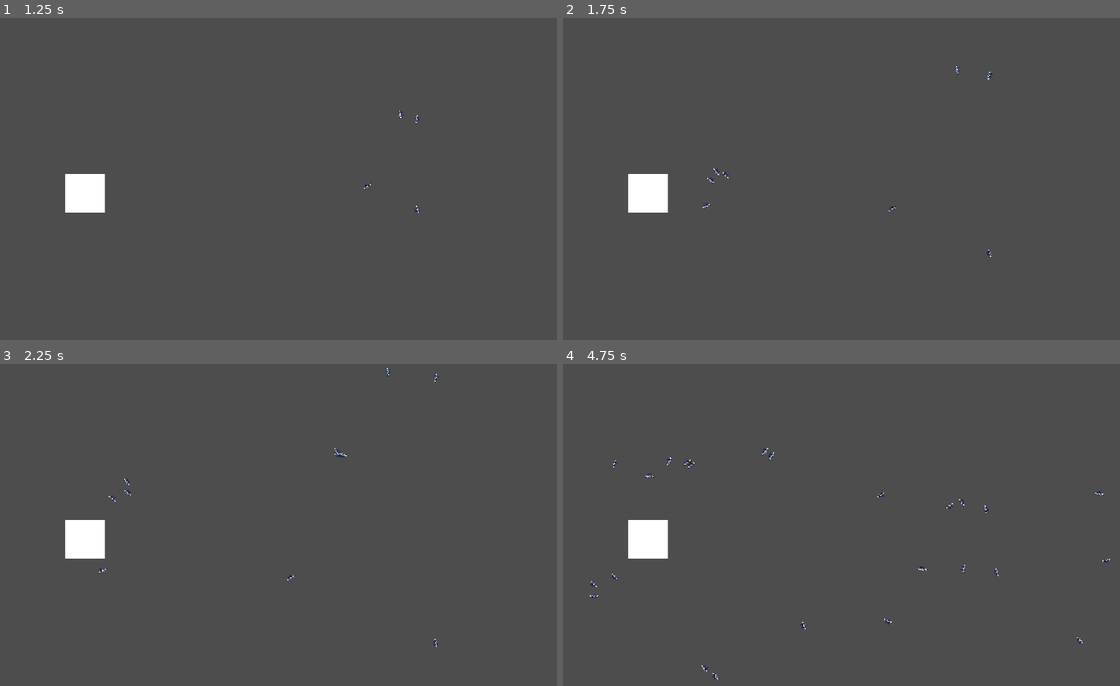
Above: before the commit, frames 1-4 (two rows, left to right).
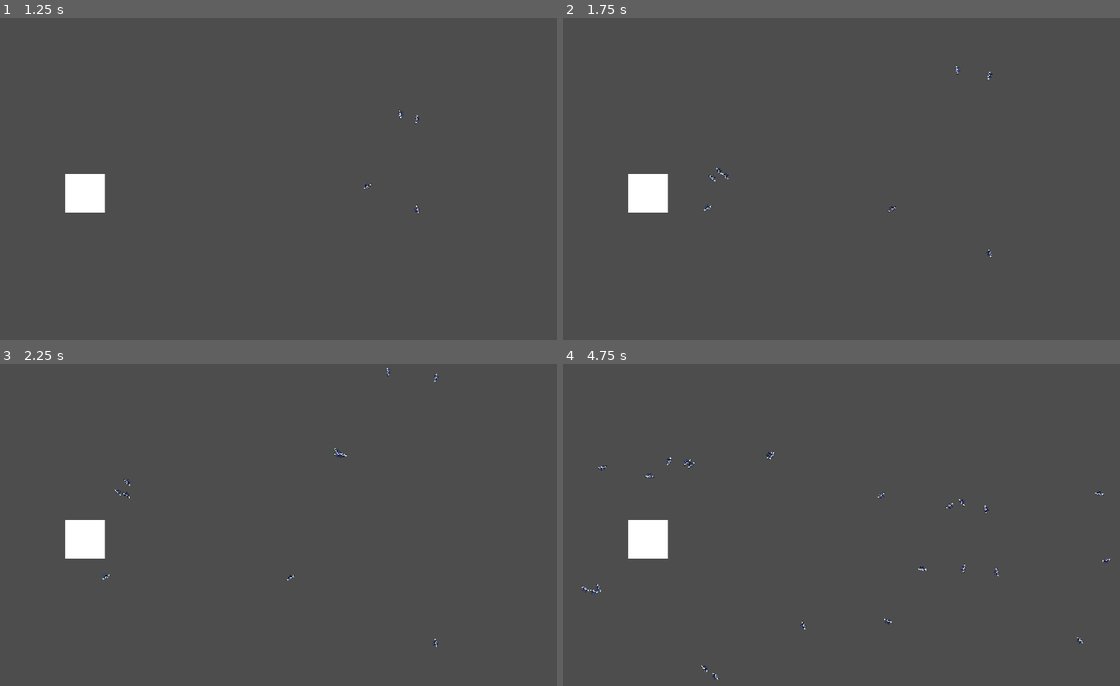
Above: after the commit, the same moments.

Repository: Erinaaaaaaa/Summoners-of-Buge
Game: Godot game, scene res://scenes/test_scene.tscn
The game is run twice, just before and just after one commit, with the same random seed, the same clock (stepped at 60 frames per second) and the same inputs.
Inputs (mouse positions are in pixels of both pictures, inside the frame that each line leads up to):
- Up to frame 1 (1.25 s): tap Enter at 0.5 s; move the mouse to (406, 162) at 0.52 s; click (406, 162) at 0.67 s
- Up to frame 2 (1.75 s): tap Space at 1.25 s; move the mouse to (730, 195) at 1.27 s; click (730, 195) at 1.42 s
- Up to frame 3 (2.25 s): move the mouse to (339, 454) at 2.02 s; click (339, 454) at 2.17 s
- Up to frame 4 (4.75 s): move the mouse to (813, 589) at 2.77 s; click (813, 589) at 2.92 s; move the mouse to (1014, 573) at 3.52 s; click (1014, 573) at 3.67 s; move the mouse to (674, 476) at 4.27 s; click (674, 476) at 4.42 s

Frame 1 is identical in both runs. In frame 2, less than 0.1% of the frame differs, in the area x 24-30%, y 46-60%; in frame 3, less than 0.1%; in frame 4, 0.2%, in the area x 3-58%, y 26-96%.

Commit message:
Fix crash when deleting boid

Diff:
--- a/entities/boid.gd
+++ b/entities/boid.gd
@@ -27,6 +27,8 @@
 var current_behavior = Behavior.NEUTRAL
 var steer_towards = Vector2()
 
+var enabled = true
+
 # ---------------------------------
 
 # Called when the node enters the scene tree for the first time.
@@ -36,8 +38,9 @@
 
 	current_behavior = Behavior.NEUTRAL
 
-# Called every frame. 'delta' is the elapsed time since the previous frame.
-func _process(delta):
+func _physics_process(delta):
+	if !enabled: return
+
 	check_neighbors(delta * 10)
 	check_sides(delta)
 
@@ -47,12 +50,16 @@
 
 	rotation = velocity.normalized().angle()
 
+# Called every frame. 'delta' is the elapsed time since the previous frame.
+func _process(delta):
+	pass
+
 
 
 func check_sides(delta):
 	for r in raycasts_node.get_children():
 		var ray : RayCast2D = r
-		if ray.is_colliding():
+		if ray.get_collider() and ray.is_colliding():
 			if ray.get_collider().is_in_group("solid") or ray.get_collider().is_in_group(get_pool_area_name()):
 				var magi = 100 / (r.get_collision_point() - global_position).length_squared() # magi = magnitude
 				velocity -= (r.target_position.rotated(rotation) * magi)
@@ -107,6 +114,10 @@
 
 	return "unknown"
 
+func delete():
+	enabled = false
+	queue_free()
+
 func _on_vision_area_entered(area : Area2D):
 	return
 	if area != self and area.is_in_group("boid") and visible_boids.size() < max_boids_vision:
--- a/scenes/test_scene.gd
+++ b/scenes/test_scene.gd
@@ -3,7 +3,7 @@
 @export var boid_scene : PackedScene
 
 var boids = []
-var max_boids = 100000
+var max_boids = 120
 
 
 # Called when the node enters the scene tree for the first time.
@@ -26,7 +26,7 @@
 		boids.remove_at(0)
 
 		print("removing " + str(to_remove))
-		to_remove.queue_free()
+		to_remove.delete()
 
 
 
